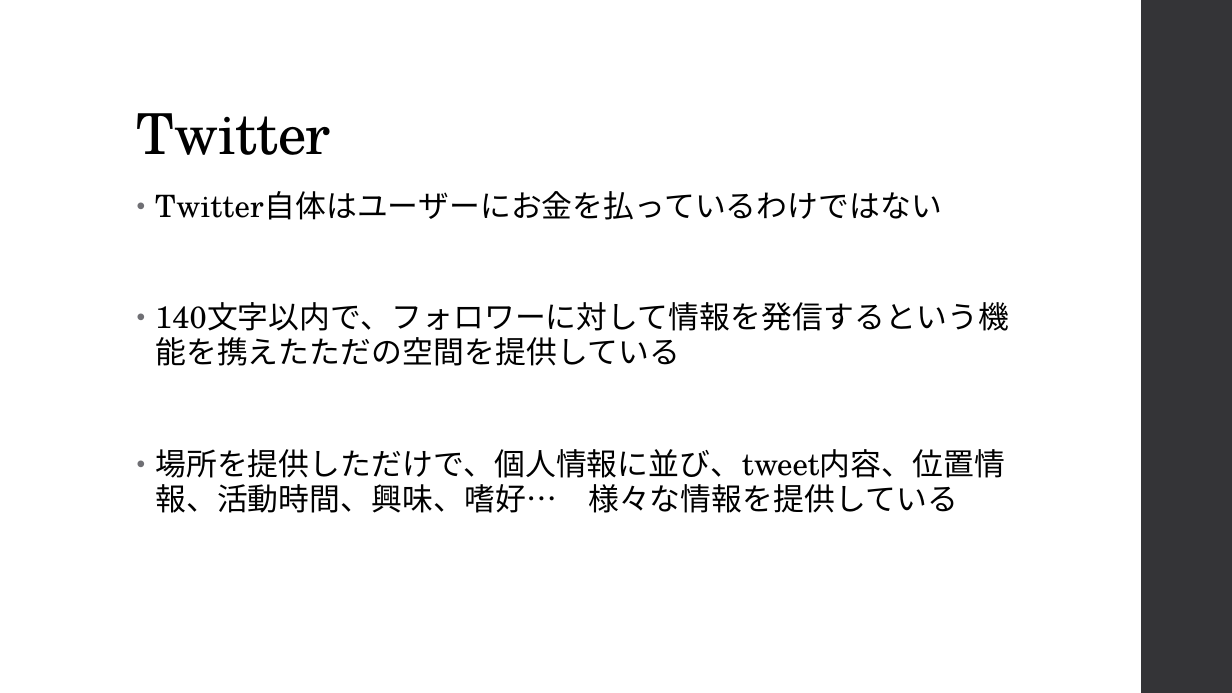
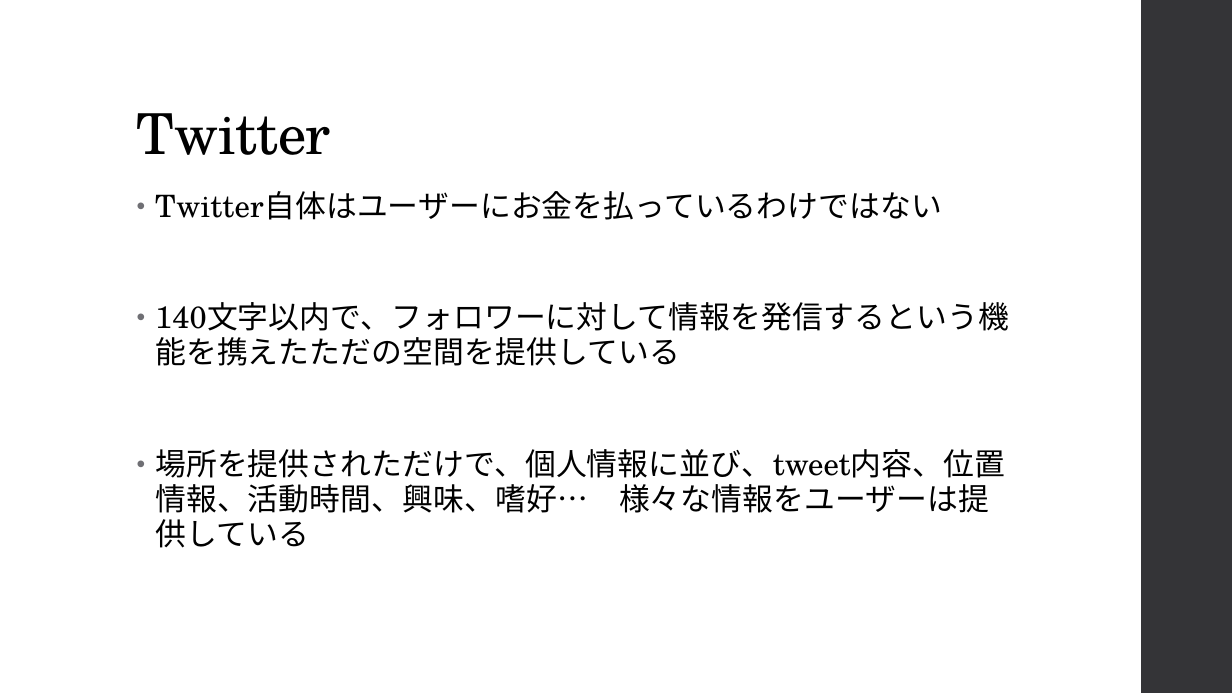
Before and after one commit to TamuEx/business, a slide deck: slide 7 of business_document/人はなぜ無料で情報を提供するのか/人はなぜ無料で情報を提供するのか.pptx. Drawn at 1232x693 pixels with LibreOffice and Linux fonts; fonts in the diff are those of the drawing. Boxes give left, top, right and bottom in pixels: in the first picture for what was removed or moved away, otherwise in the second. Text is boxed around its words. In the diff, an @@ line names an element or a change of style, - is before the commit and + after.

Commit message:
微小な変更

```diff
--- a/business_document/人はなぜ無料で情報を提供するのか/人はなぜ無料で情報を提供するのか.pptx
+++ b/business_document/人はなぜ無料で情報を提供するのか/人はなぜ無料で情報を提供するのか.pptx
@@ text at (x1=155, y1=449, x2=1005, y2=513): text changed @@
-• 場所を提供しただけで、個人情報に並び、tweet内容、位置情報、活動時間、興味、嗜好… 様々な情報を提供している
+• 場所を提供されただけで、個人情報に並び、tweet内容、位置情報、活動時間、興味、嗜好… 様々な情報をユーザーは提供している
```
